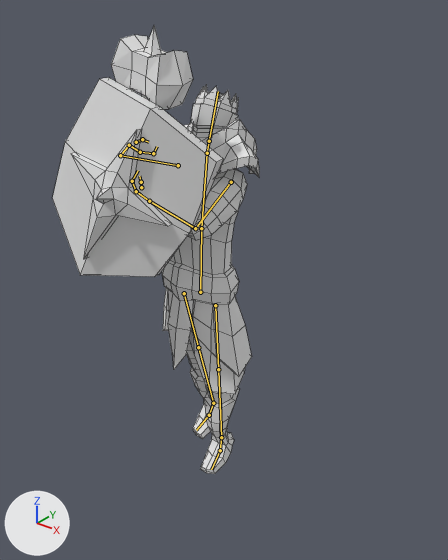
An edit to the Blender file Assets/Objects/Characters/o Holy Warrior/holy_warrior.blend, drawn before and after from the same camera.
Rendered twice from a 50 mm camera at (7.39, -8.36, 11.07) aimed at (0.49, 0.26, 5.72). Arrows for +X, +Y and +Z are at lower left; the lights stay in place. Both versions are drawn at frame 2030 of the action 'Walk_blocking'; the numbers are the values there. The bones that bend it are drawn over the model as lines. Mesh edges are drawn as thin lines.

In view in the first picture: 'Holy Warrior Mesh', 'Mace', 'Shield', 'Shoulders'.
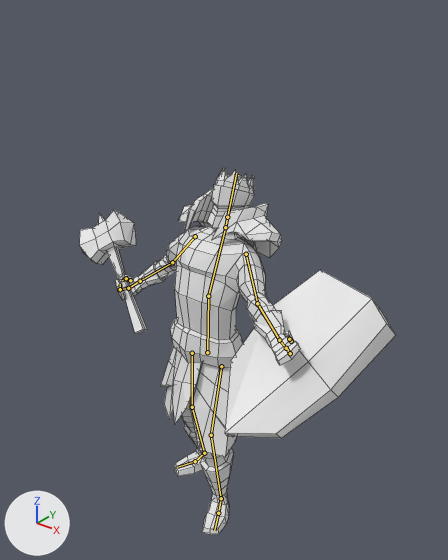
Changed parts and their boxes (x1, y1, x2, y2) in the pictures (448 x 560 px):
'Shield', posed (16% shorter)
    before: (52, 78, 223, 277)
    after: (225, 270, 396, 438)
'Holy Warrior Mesh', posed
    before: (162, 85, 252, 474)
    after: (115, 169, 301, 535)
'Mace', posed
    before: (111, 25, 193, 109)
    after: (79, 210, 147, 334)
'Shoulders', posed
    before: (184, 119, 259, 177)
    after: (178, 188, 282, 258)
bone 'Torso', root to tip
    before: (200, 292) to (201, 228)
    after: (207, 352) to (208, 296)
bone 'Chest', root to tip
    before: (201, 228) to (207, 153)
    after: (208, 296) to (225, 227)
bone 'Neck', root to tip
    before: (207, 153) to (209, 141)
    after: (225, 227) to (227, 217)
bone 'Upper Arm.L', root to tip
    before: (231, 182) to (195, 228)
    after: (246, 254) to (257, 303)
bone 'Lower Arm.L', root to tip
    before: (195, 228) to (149, 201)
    after: (257, 303) to (279, 340)
bone 'Hand.L', root to tip
    before: (149, 201) to (136, 191)
    after: (279, 340) to (286, 348)
bone 'Thumb01.L', root to tip
    before: (141, 187) to (141, 182)
    after: (291, 341) to (289, 339)
bone 'Hand.L.001', root to tip
    before: (136, 191) to (132, 181)
    after: (286, 348) to (290, 353)
bone 'Hand.L.002', root to tip
    before: (132, 181) to (138, 170)
    after: (290, 353) to (287, 349)
bone 'Upper Arm.R', root to tip
    before: (178, 165) to (120, 155)
    after: (195, 236) to (172, 262)
bone 'Lower Arm.R', root to tip
    before: (120, 155) to (129, 145)
    after: (172, 262) to (140, 281)
bone 'Hand.R', root to tip
    before: (129, 145) to (140, 152)
    after: (140, 281) to (128, 288)
bone 'Thumb01.R', root to tip
    before: (136, 142) to (142, 139)
    after: (130, 280) to (126, 278)
bone 'Thumb01.R.001', root to tip
    before: (142, 139) to (148, 142)
    after: (126, 278) to (122, 280)

Patch to the scene script:
```diff
--- a/Assets/Objects/Characters/o Holy Warrior/holy_warrior.blend.py
+++ b/Assets/Objects/Characters/o Holy Warrior/holy_warrior.blend.py
@@ bone_torso @@
 bone_torso = bpy.data.objects['Armature.001'].pose.bones['Torso']
-bone_torso.location = (0.0, 1.46, -0.06)
+bone_torso.location = (0.0, -0.07, 0.19)
@@ bone_chest @@
 bone_chest = bpy.data.objects['Armature.001'].pose.bones['Chest']  # child of 'Torso'
-bone_chest.rotation_quaternion = (0.995, 0.047, -0.093, -0.001)  # degrees (5, -11, -1)
+bone_chest.rotation_quaternion = (0.979, 0.179, -0.092, -0.014)  # degrees (21, -10, -3)
@@ bone_neck @@
 bone_neck = bpy.data.objects['Armature.001'].pose.bones['Neck']  # child of 'Chest'
-bone_neck.rotation_quaternion = (0.978, -0.133, 0.158, -0.013)  # degrees (-16, 18, -4)
+bone_neck.rotation_quaternion = (0.987, -0.001, 0.159, -0.016)  # degrees (0, 18, -2)
@@ bone_upper_arm_l @@
 bone_upper_arm_l = bpy.data.objects['Armature.001'].pose.bones['Upper Arm.L']  # child of 'Chest'
-bone_upper_arm_l.rotation_quaternion = (0.755, 0.483, -0.078, 0.456)  # degrees (51, -33, 46)
+bone_upper_arm_l.rotation_quaternion = (0.768, 0.38, -0.513, -0.138)  # degrees (75, -42, -53)
@@ bone_lower_arm_l @@
 bone_lower_arm_l = bpy.data.objects['Armature.001'].pose.bones['Lower Arm.L']  # child of 'Upper Arm.L'
-bone_lower_arm_l.rotation_quaternion = (0.663, 0.321, -0.273, 0.62)  # degrees (8, -49, 83)
+bone_lower_arm_l.rotation_quaternion = (0.882, -0.044, -0.47, 0.142)  # degrees (-20, -53, 28)
@@ bone_hand_l @@
 bone_hand_l = bpy.data.objects['Armature.001'].pose.bones['Hand.L']  # child of 'Lower Arm.L'
-bone_hand_l.rotation_quaternion = (0.999, 0.039, -0.024, 0.012)  # degrees (4, -3, 1)
+bone_hand_l.rotation_quaternion = (0.985, 0.156, 0.041, 0.058)  # degrees (18, 4, 7)
@@ bone_thumb01_l @@
 bone_thumb01_l = bpy.data.objects['Armature.001'].pose.bones['Thumb01.L']  # child of 'Hand.L'
-bone_thumb01_l.rotation_quaternion = (1.0, 0.0, 0.0, 0.0)  # degrees (0, 0, 0)
+bone_thumb01_l.rotation_quaternion = (0.812, 0.536, 0.158, 0.124)  # degrees (68, 7, 22)
@@ bone_hand_l_001 @@
 bone_hand_l_001 = bpy.data.objects['Armature.001'].pose.bones['Hand.L.001']  # child of 'Hand.L'
-bone_hand_l_001.rotation_quaternion = (0.94, -0.296, -0.158, -0.056)  # degrees (-35, -19, -1)
+bone_hand_l_001.rotation_quaternion = (0.996, -0.069, -0.055, 0.018)  # degrees (-8, -6, 2)
@@ bone_hand_l_002 @@
 bone_hand_l_002 = bpy.data.objects['Armature.001'].pose.bones['Hand.L.002']  # child of 'Hand.L.001'
-bone_hand_l_002.rotation_quaternion = (0.909, -0.359, -0.195, -0.082)  # degrees (-43, -24, -1)
+bone_hand_l_002.rotation_quaternion = (0.902, -0.418, 0.051, -0.052)  # degrees (-50, 3, -8)
@@ bone_upper_arm_r @@
 bone_upper_arm_r = bpy.data.objects['Armature.001'].pose.bones['Upper Arm.R']  # child of 'Chest'
-bone_upper_arm_r.rotation_quaternion = (0.679, -0.083, 0.453, 0.587)  # degrees (35, 44, 96)
+bone_upper_arm_r.rotation_quaternion = (0.905, -0.398, 0.171, -0.084)  # degrees (-50, 14, -17)
@@ bone_lower_arm_r @@
 bone_lower_arm_r = bpy.data.objects['Armature.001'].pose.bones['Lower Arm.R']  # child of 'Upper Arm.R'
-bone_lower_arm_r.rotation_quaternion = (0.718, -0.646, 0.235, 0.112)  # degrees (-86, 29, -9)
+bone_lower_arm_r.rotation_quaternion = (0.811, -0.305, 0.498, 0.0)  # degrees (-57, 54, -31)
@@ bone_hand_r @@
 bone_hand_r = bpy.data.objects['Armature.001'].pose.bones['Hand.R']  # child of 'Lower Arm.R'
-bone_hand_r.rotation_quaternion = (0.9, -0.174, 0.258, -0.305)  # degrees (-30, 21, -43)
+bone_hand_r.rotation_quaternion = (0.999, 0.004, -0.04, -0.002)  # degrees (0, -5, 0)
@@ bone_thumb01_r @@
 bone_thumb01_r = bpy.data.objects['Armature.001'].pose.bones['Thumb01.R']  # child of 'Hand.R'
-bone_thumb01_r.rotation_quaternion = (0.941, 0.251, -0.185, 0.11)  # degrees (28, -24, 7)
+bone_thumb01_r.rotation_quaternion = (0.925, 0.367, -0.031, 0.077)  # degrees (43, -7, 7)
@@ bone_thumb01_r_001 @@
 bone_thumb01_r_001 = bpy.data.objects['Armature.001'].pose.bones['Thumb01.R.001']  # child of 'Thumb01.R'
-bone_thumb01_r_001.rotation_quaternion = (0.903, 0.208, -0.073, 0.368)  # degrees (20, -17, 41)
+bone_thumb01_r_001.rotation_quaternion = (0.868, -0.006, -0.212, 0.439)  # degrees (-12, -21, 56)
@@ bone_leg_control_l @@
 bone_leg_control_l = bpy.data.objects['Armature.001'].pose.bones['Leg Control.L']
-bone_leg_control_l.location = (0.02, -0.13, -1.32)
-bone_leg_control_l.rotation_quaternion = (0.975, 0.219, 0.034, 0.0)  # degrees (25, 4, 1)
+bone_leg_control_l.location = (0.1, 0.32, 0.0)
+bone_leg_control_l.rotation_quaternion = (0.986, 0.0, 0.0, -0.166)  # degrees (0, 0, -19)
@@ bone_leg_control_r @@
 bone_leg_control_r = bpy.data.objects['Armature.001'].pose.bones['Leg Control.R']
-bone_leg_control_r.location = (-0.14, -0.86, -1.68)
-bone_leg_control_r.rotation_quaternion = (0.975, 0.219, -0.034, 0.0)  # degrees (25, -4, -1)
+bone_leg_control_r.location = (-0.2, -0.59, 0.0)
+bone_leg_control_r.rotation_quaternion = (0.975, 0.0, 0.0, 0.216)  # degrees (0, 0, 25)
```
